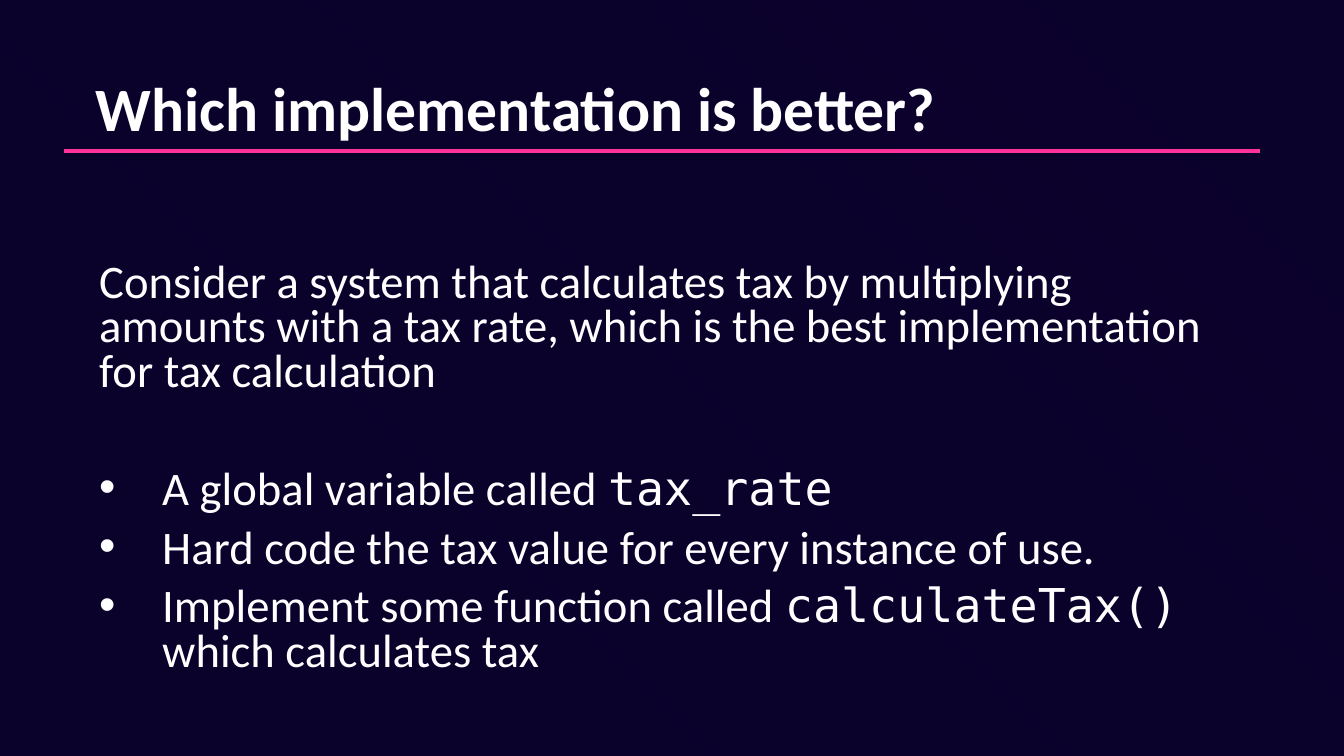
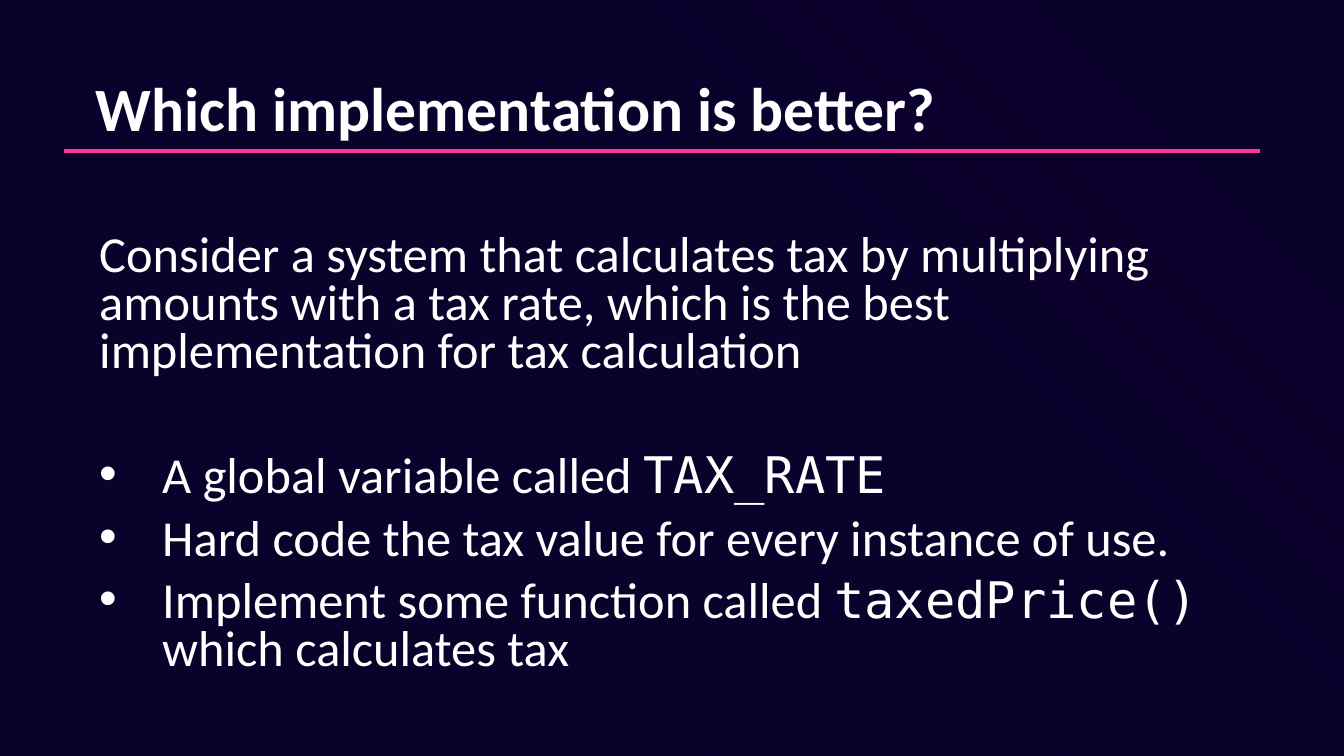
Before and after one commit to HowDoIGitHelp/CMSC23MDNotes, a slide deck: slide 6 of PPTs/Fundamental Concpets of OOP.pptx. Drawn at 1344x756 pixels with LibreOffice and Linux fonts; fonts in the diff are those of the drawing; background and template pictures are left out. Boxes give left, top, right and bottom in pixels: in the first picture for what was removed or moved away, otherwise in the second. Text is boxed around its words. In the diff, an @@ line names an element or a change of style, - is before the commit and + after.

```diff
--- a/PPTs/Fundamental Concpets of OOP.pptx
+++ b/PPTs/Fundamental Concpets of OOP.pptx
@@ text at (99, 237, 1169, 564): size 33.3 to 36 pt in "Consider a system that calculates tax by ...", "Hard code the tax value for every ..." @@
@@ text at (162, 456, 886, 505): text changed; size 33.3 to 36 pt @@
-• A global variable called tax_rate
+• A global variable called TAX_RATE
@@ text at (162, 579, 1198, 667): text changed; size 33.3 to 36 pt @@
-• Implement some function called calculateTax() which calculates tax
+• Implement some function called taxedPrice() which calculates tax
```
Also in this commit, not shown: 6 other files.
